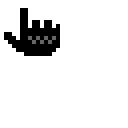
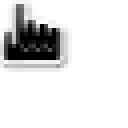
Comparing the layer stacks of the two 128 x 128 images. Changes:
renamed "Background" to "Hand", painted on it over box(0, 0, 72, 72)
